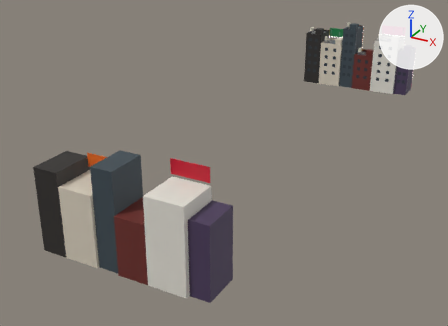
The glTF model public/models/buildings/canalfront.glb: old version first, new version second.
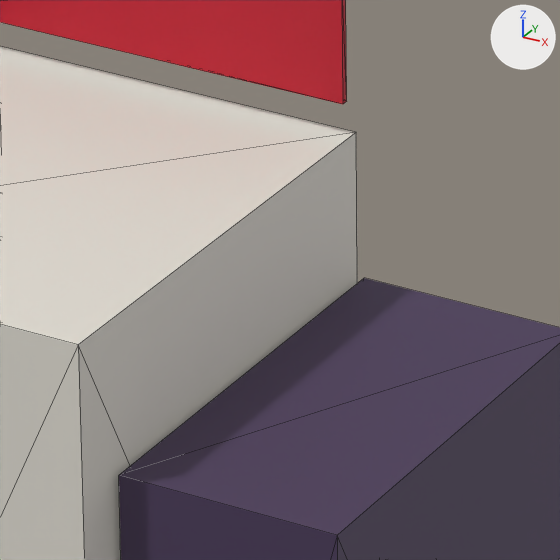
The first picture shows the older version from a camera (50 mm lens) standing at (90.9, -243.6, 72.1) and looking at (8.5, -93.9, -2.7). The close-ups show the older and then the newer version on the part from 39% to 52% of the width and 53% to 70% of the height of that picture. Only the edits that show in the close-ups are written down. Lighting does not change. The marker at upper right points along +X, +Y and +Z. The close-ups show mesh edges as thin lines. Where no turn or scale is listed for an object, it has been applied to the vertices. Vertices at exactly the same position are counted once.

The first close-up shows 'canalfront_e_lo_mesh', 'canalfront_f_lo_mesh'.
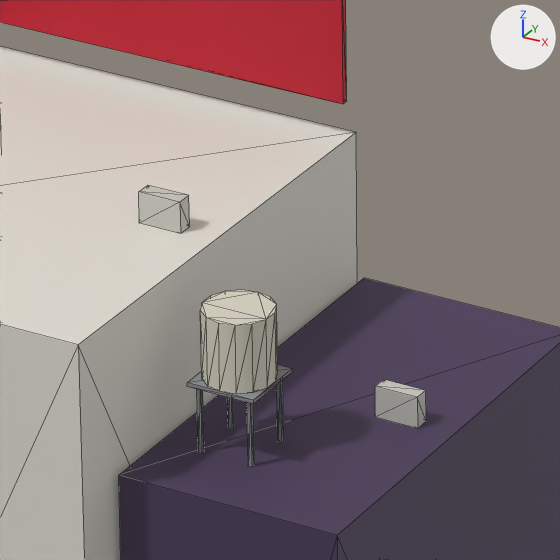
Location of each change, (x1, y1, x2, y2) in pixels of the close-ups (560 x 560 px):
part 1 of me_canalfront_e_lo_mesh, added: after (139, 185, 190, 233)
part 2 of me_canalfront_f_lo_mesh, added: after (227, 397, 234, 429)
part 3 of me_canalfront_f_lo_mesh, added: after (197, 389, 204, 454)
part 4 of me_canalfront_f_lo_mesh, added: after (277, 380, 284, 443)
part 5 of me_canalfront_f_lo_mesh, added: after (247, 403, 254, 467)
part 6 of me_canalfront_f_lo_mesh, added: after (187, 365, 292, 404)
part 7 of me_canalfront_f_lo_mesh, added: after (200, 290, 278, 394)
part 8 of me_canalfront_f_lo_mesh, added: after (375, 379, 426, 428)

The change, as a diff of the scene's bpy script:
```diff
--- a/public/models/buildings/canalfront.glb.py
+++ b/public/models/buildings/canalfront.glb.py
@@ me_canalfront_e_lo_mesh @@
 # used by ob_canalfront_e_lo_mesh; location = (32.1, -150.0, 0.0)
-me_canalfront_e_lo_mesh.from_pydata(...)  # 112 vertices, 168 faces; spans x -4.5..4.5, y -10.0..1.1, z 0.0..24.0
+me_canalfront_e_lo_mesh.from_pydata(...)  # 120 vertices, 180 faces; spans x -4.5..4.5, y -10.0..1.1, z 0.0..24.0
+# me_canalfront_e_lo_mesh part 1: a new loose piece, a box spanning x 2.9..3.8, y -5.32..-5.0, z 19.9..20.55, in mat_paint
 me_canalfront_e_lo_mesh.materials.append(mat_paint)
 me_canalfront_e_lo_mesh.materials.append(mat_windowlit)
-me_canalfront_e_lo_mesh.materials.append(mat_window)
@@ me_canalfront_f_lo_mesh @@
 # used by ob_canalfront_f_lo_mesh; location = (39.05, -150.0, 0.0)
-me_canalfront_f_lo_mesh.from_pydata(...)  # 88 vertices, 132 faces; spans x -2.3..2.3, y -9.0..1.1, z 0.0..16.8
+me_canalfront_f_lo_mesh.from_pydata(...)  # 164 vertices, 256 faces; spans x -2.3..2.3, y -9.0..1.1, z 0.0..19.7
+# me_canalfront_f_lo_mesh part 2: a new loose piece, a box spanning x -1.472..-1.392, y -6.508..-6.428, z 16.8..18.2, in mat_paint
+# me_canalfront_f_lo_mesh part 3: a new loose piece, a box spanning x -1.472..-1.392, y -7.572..-7.492, z 16.8..18.2, in mat_paint
+# me_canalfront_f_lo_mesh part 4: a new loose piece, a box spanning x -0.408..-0.328, y -6.508..-6.428, z 16.8..18.2, in mat_paint
+# me_canalfront_f_lo_mesh part 5: a new loose piece, a box spanning x -0.408..-0.328, y -7.572..-7.492, z 16.8..18.2, in mat_paint
+# me_canalfront_f_lo_mesh part 6: a new loose piece, a box spanning x -1.6..-0.2, y -7.7..-6.3, z 18.2..18.28, in mat_paint
+# me_canalfront_f_lo_mesh part 7: a new loose piece, a 14-sided cylinder along z spanning x -1.6..-0.2, y -7.7..-6.3, z 18.3..19.7, in mat_paint
+# me_canalfront_f_lo_mesh part 8: a new loose piece, a box spanning x 0.7..1.6, y -4.82..-4.5, z 16.8..17.45, in mat_paint
 me_canalfront_f_lo_mesh.materials.append(mat_paint)
 me_canalfront_f_lo_mesh.materials.append(mat_windowlit)
-me_canalfront_f_lo_mesh.materials.append(mat_window)
```
